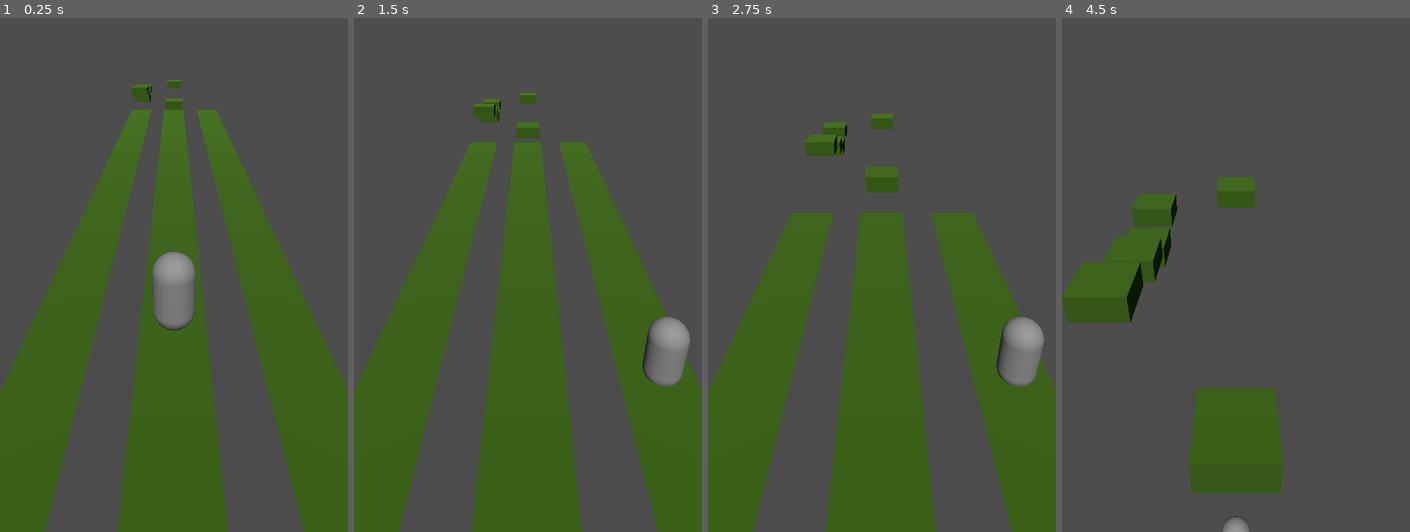
Above: before the commit, frames 1-4 (left to right).
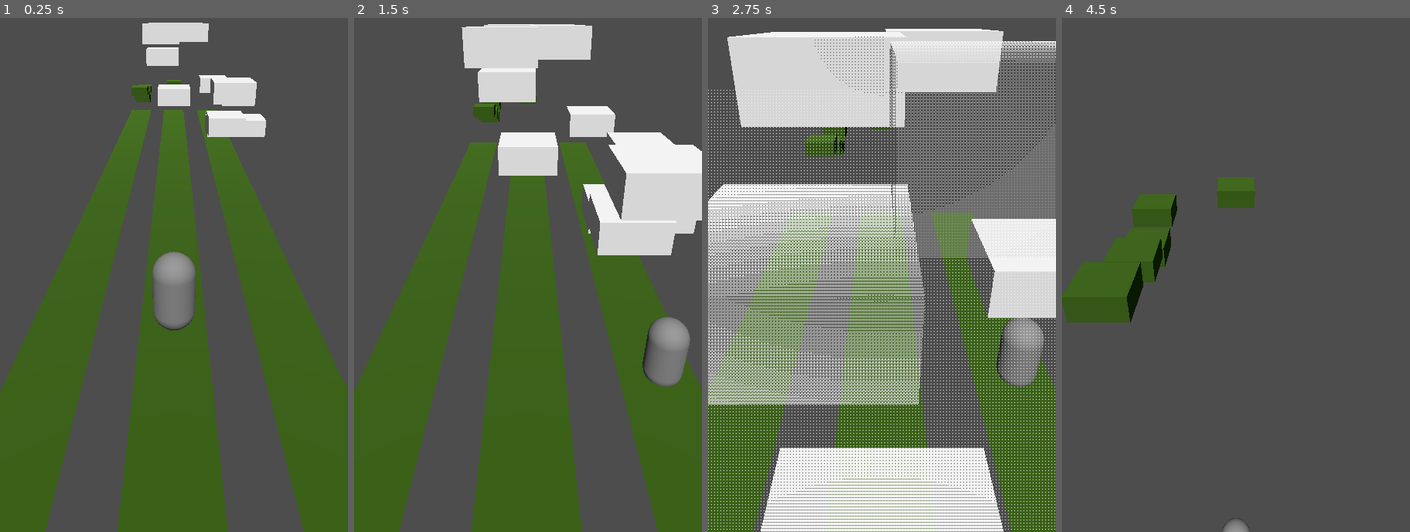
Above: after the commit, the same moments.

Repository: ythmxz/project-subway
Game: Godot game, scene res://Scenes/teste.tscn
Two runs of this game, one before a commit and one after it. Both use one fixed random seed, a clock stepped at 60 frames per second and the inputs below. The project has no main scene, so this scene is started directly.
Inputs:
- Up to frame 1 (0.25 s): no input
- Up to frame 2 (1.5 s): hold Right (ui_right) 0.53-1.28 s; hold Down (ui_down) from 1.28 s (still down)
- Up to frame 3 (2.75 s): release Down (ui_down) at 2.03 s; hold Right (ui_right) from 2.03 s (still down)
- Up to frame 4 (4.5 s): release Right (ui_right) at 2.78 s; hold Up (ui_up) 2.78-3.53 s; hold Left (ui_left) from 3.53 s (still down)

The runs differ from the first frame. In frame 1, 3.1% of the frame differs, in the area x 40-77%, y 0-24%; in frame 2, 12%; in frame 3, 45%, in the area x 0-100%, y 2-100%; in frame 4, 5.2%.

Commit message:
dither e sei lá

Diff:
--- /dev/null
+++ b/Scenes/crap_block.tscn
@@ -0,0 +1,16 @@
+[gd_scene format=3 uid="uid://ce6qyh4eb5nsr"]
+
+[ext_resource type="Material" uid="uid://bitckt6lejp3h" path="res://dither_fadeaway.tres" id="1_cxto6"]
+
+[sub_resource type="BoxMesh" id="BoxMesh_ufa0x"]
+
+[sub_resource type="BoxShape3D" id="BoxShape3D_fk1rg"]
+
+[node name="CrapBlock" type="StaticBody3D" unique_id=1856106637]
+
+[node name="MeshInstance3D2" type="MeshInstance3D" parent="." unique_id=939474431]
+material_override = ExtResource("1_cxto6")
+mesh = SubResource("BoxMesh_ufa0x")
+
+[node name="CollisionShape3D2" type="CollisionShape3D" parent="." unique_id=1779998349]
+shape = SubResource("BoxShape3D_fk1rg")
--- a/Scenes/player.gd
+++ b/Scenes/player.gd
@@ -11,7 +11,8 @@
 	move_and_slide()
 
 	var dest := x_center + cur_lane * 3.5
-	position.x = lerp(position.x, dest, 0.5)
+	velocity.x = (dest - position.x) * 0.5 / delta
+	velocity.z = (0 - position.z) * 0.8 / delta
 
 	if Input.is_action_just_pressed("ui_right"):
 		cur_lane += 1
@@ -21,4 +22,5 @@
 		velocity.y = 20
 	if Input.is_action_just_pressed("ui_down") and velocity.y >= 0:
 		velocity.y = minf(velocity.y, -30)
+
 	cur_lane = clampi(cur_lane, min_lane, max_lane)
--- a/Scenes/teste.tscn
+++ b/Scenes/teste.tscn
@@ -2,6 +2,7 @@
 
 [ext_resource type="Script" uid="uid://c1f3tlnpl16dd" path="res://Scenes/stage.gd" id="1_m4hkj"]
 [ext_resource type="PackedScene" uid="uid://bd7q8eduip0aw" path="res://Scenes/player.tscn" id="1_w2l1y"]
+[ext_resource type="PackedScene" uid="uid://ce6qyh4eb5nsr" path="res://Scenes/crap_block.tscn" id="2_h0r8t"]
 
 [sub_resource type="PlaneMesh" id="PlaneMesh_fk1rg"]
 
@@ -59,15 +60,41 @@
 transform = Transform3D(1, 0, 0, 0, 1, 0, 0, 0, 43.77057, 0, 0, 0)
 shape = SubResource("BoxShape3D_fk1rg")
 
-[node name="StaticBody3D" type="StaticBody3D" parent="Scenery" unique_id=2126859324]
-transform = Transform3D(2, 0, 0, 0, 1, 0, 0, 0, 2, 0, -1.7522209, -43.626335)
+[node name="StaticBody3D" parent="Scenery" unique_id=1856106637 instance=ExtResource("2_h0r8t")]
+transform = Transform3D(2, 0, 0, 0, 1, 0, 0, 0, 2, 0, 2.9033482, -21.355762)
 
-[node name="MeshInstance3D2" type="MeshInstance3D" parent="Scenery/StaticBody3D" unique_id=763551598]
-mesh = SubResource("BoxMesh_ufa0x")
-surface_material_override/0 = SubResource("StandardMaterial3D_ufa0x")
+[node name="StaticBody3D7" parent="Scenery" unique_id=1997315788 instance=ExtResource("2_h0r8t")]
+transform = Transform3D(2, 0, 0, 0, 1, 0, 0, 0, 2, 3.9640965, 2.9033482, -21.355762)
 
-[node name="CollisionShape3D2" type="CollisionShape3D" parent="Scenery/StaticBody3D" unique_id=1012571760]
-shape = SubResource("BoxShape3D_fk1rg")
+[node name="StaticBody3D8" parent="Scenery" unique_id=456321964 instance=ExtResource("2_h0r8t")]
+transform = Transform3D(2, 0, 0, 0, 1, 0, 0, 0, 2, 2.8864002, 2.9033482, -26.479837)
+
+[node name="StaticBody3D9" parent="Scenery" unique_id=1116656100 instance=ExtResource("2_h0r8t")]
+transform = Transform3D(2, 0, 0, 0, 1, 0, 0, 0, 2, 2.8864002, 4.038169, -15.635329)
+
+[node name="StaticBody3D10" parent="Scenery" unique_id=1133251918 instance=ExtResource("2_h0r8t")]
+transform = Transform3D(2, 0, 0, 0, 1, 0, 0, 0, 2, 2.8864002, 1.9402332, -17.705854)
+
+[node name="StaticBody3D11" parent="Scenery" unique_id=591050648 instance=ExtResource("2_h0r8t")]
+transform = Transform3D(2, 0, 0, 0, 1, 0, 0, 0, 2, 4.5526366, 1.2695646, -20.222263)
+
+[node name="StaticBody3D12" parent="Scenery" unique_id=208904311 instance=ExtResource("2_h0r8t")]
+transform = Transform3D(2, 0, 0, 0, 1, 0, 0, 0, 2, 3.0260215, 1.2695646, -20.222263)
+
+[node name="StaticBody3D13" parent="Scenery" unique_id=32835745 instance=ExtResource("2_h0r8t")]
+transform = Transform3D(2, 0, 0, 0, 1, 0, 0, 0, 2, -0.7230425, 5.0643415, -22.91875)
+
+[node name="StaticBody3D14" parent="Scenery" unique_id=56986625 instance=ExtResource("2_h0r8t")]
+transform = Transform3D(2, 0, 0, 0, 1, 0, 0, 0, 2, -0.7230425, 6.4929237, -25.747347)
+
+[node name="StaticBody3D15" parent="Scenery" unique_id=414489983 instance=ExtResource("2_h0r8t")]
+transform = Transform3D(2, 0, 0, 0, 1, 0, 0, 0, 2, -0.7230425, 6.4929237, -19.976889)
+
+[node name="StaticBody3D16" parent="Scenery" unique_id=1532038430 instance=ExtResource("2_h0r8t")]
+transform = Transform3D(2, 0, 0, 0, 1, 0, 0, 0, 2, 1.0722151, 6.4929237, -22.709108)
+
+[node name="StaticBody3D17" parent="Scenery" unique_id=1876658802 instance=ExtResource("2_h0r8t")]
+transform = Transform3D(2, 0, 0, 0, 1, 0, 0, 0, 2, 1.0722151, 6.4929237, -28.418121)
 
 [node name="StaticBody3D3" type="StaticBody3D" parent="Scenery" unique_id=83343499]
 transform = Transform3D(2, 0, 0, 0, 1, 0, 0, 0, 2, 0, -1.34813, -57.969322)
--- /dev/null
+++ b/dither_fadeaway.gdshader
@@ -0,0 +1,44 @@
+// gpt'd :s
+// TODO(Yohanan): understand this !!!!!!!!!!
+
+shader_type spatial;
+
+render_mode blend_mix, depth_draw_opaque, cull_back;
+
+// Distance at which the object is still fully visible.
+uniform float visible_distance : hint_range(0.0, 100.0) = 5.0;
+
+// Distance at which the object is completely invisible.
+uniform float fade_distance : hint_range(0.0, 100.0) = 1.0;
+
+uniform vec4 object_color : source_color = vec4(1.0);
+
+varying vec3 world_position;
+
+// 4x4 Bayer matrix.
+const float BAYER_4X4[16] = float[](
+	0.0,    0.5,    0.125,  0.625,
+	0.75,   0.25,   0.875,  0.375,
+	0.1875, 0.6875, 0.0625, 0.5625,
+	0.9375, 0.4375, 1.0,    0.8125
+);
+
+void vertex() {
+	/// what the fuck does this mean
+	world_position = (MODEL_MATRIX * vec4(VERTEX, 1.0)).xyz;
+}
+
+void fragment() {
+	vec3 camera_position = INV_VIEW_MATRIX[3].xyz;
+	float camera_distance = distance(world_position, camera_position);
+
+    // Use screen pixels for dither pattern
+	ivec2 pixel = ivec2(FRAGCOORD.xy);
+	int index = (pixel.x % 4) + (pixel.y % 4) * 4;
+	float threshold = BAYER_4X4[index];
+
+	ALPHA_SCISSOR_THRESHOLD = threshold;
+	ALPHA = smoothstep(fade_distance, visible_distance, camera_distance);
+	ALBEDO = object_color.rgb;
+	ROUGHNESS = 1.0;
+}
--- /dev/null
+++ b/dither_fadeaway.tres
@@ -0,0 +1,20 @@
+[gd_resource type="ShaderMaterial" format=3 uid="uid://bitckt6lejp3h"]
+
+[ext_resource type="Shader" uid="uid://bh7typ1k6wc5q" path="res://dither_fadeaway.gdshader" id="1_ag6vr"]
+
+[resource]
+render_priority = 0
+shader = ExtResource("1_ag6vr")
+shader_parameter/depth_threshold = 0.05
+shader_parameter/reverse_depth_threshold = 0.25
+shader_parameter/normal_threshold = 0.6
+shader_parameter/darken_amount = 0.3
+shader_parameter/lighten_amount = 1.5
+shader_parameter/normal_edge_bias = Vector3(1, 1, 1)
+shader_parameter/light_direction = Vector3(-0.96, -0.18, 0.2)
+shader_parameter/dither_repeat = 1.0
+shader_parameter/dither_strength = 1.0
+shader_parameter/min_dither_brightness = 0.1
+shader_parameter/color_a = Vector4(0.2, 0, 0, 1)
+shader_parameter/color_b = Vector4(0.8, 0.4, 0.2, 1)
+shader_parameter/bayer_mode = 4
Not shown, added: dither_fadeaway.gdshader.uid
